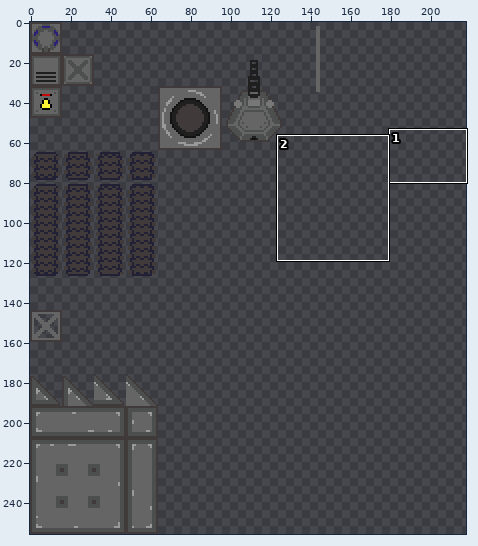
Sprite sheet -- assets/blocks_ger.png. The first picture is a wide view before the edit; the outline marks the close-up.
Close-up. The starting point:
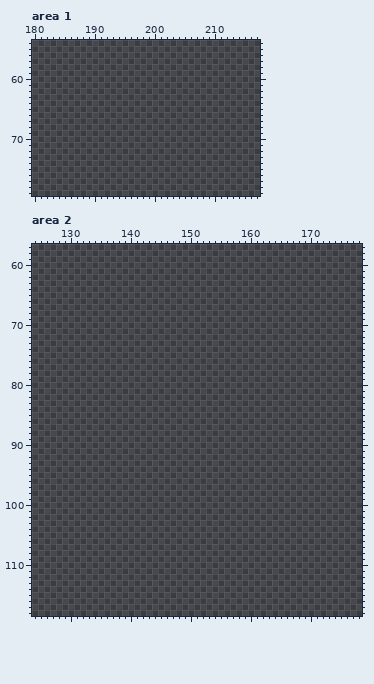
The file is 256x256 pixels. Colours within 5 levels of each other are drawn and written as one. Shown: area 1: x 180..217, y 54..79; area 2: x 124..178, y 57..118. The wide view leaves out empty margins.
And afterwards:
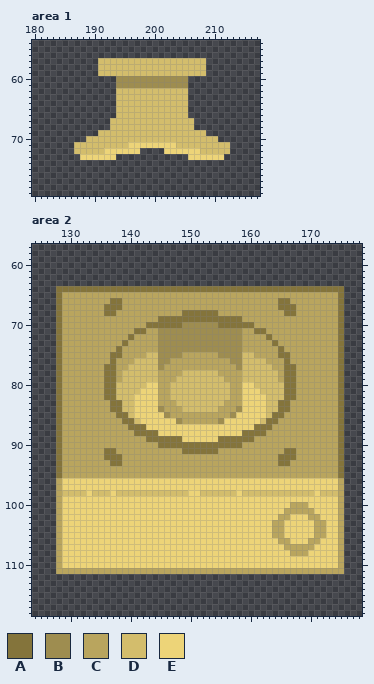
Palette (. is transparent): A #84743b  B #9e8d50  C #b9a55e  D #d3bd6c  E #edd478
What changed:
Changed rows in their new state; - is an unchanged pixel.
Area 1:
first column x 187:
57 ----DDDDDDDDDDDDDDDDDD----
58 ----DDDDDDDDDDDDDDDDDD----
59 ----DDDDDDDDDDDDDDDDDD----
60 -------BBBBBBBBBBBB-------
61 -------BBBBBBBBBBBB-------
62 -------DDDDDDDDDDDD-------
63 -------DDDDDDDDDDDD-------
64 -------DDDDDDDDDDDD-------
65 -------DDDDDDDDDDDD-------
66 -------DDDDDDDDDDDD-------
67 ------DDDDDDDDDDDDDD------
68 ------DDDDDDDDDDDDDD------
69 ----DDDDDDDDDDDDDDDDDD----
70 --DDDDDDDDDDDDDDDDDDDDDD--
71 DDDDDDDDDEEEEEEEEDDDDDDDDD
72 DDDDDEEEEEE----EEEEEEDDDDD
73 -EEEEEE------------EEEEEE-
Area 2:
first column x 128:
 64 AAAAAAAAAAAAAAAAAAAAAAAAAAAAAAAAAAAAAAAAAAAAAAAA
 65 ACCCCCCCCCCCCCCCCCCCCCCCCCCCCCCCCCCCCCCCCCCCCCCA
 66 ACCCCCCCCAACCCCCCCCCCCCCCCCCCCCCCCCCCAACCCCCCCCA
 67 ACCCCCCCAAACCCCCCCCCCCCCCCCCCCCCCCCCCAAACCCCCCCA
 68 ACCCCCCCAACCCCCCCCCCCAAAAAACCCCCCCCCCCAACCCCCCCA
 69 ACCCCCCCCCCCCCCCCAAAAAAAAAAAAAACCCCCCCCCCCCCCCCA
 70 ACCCCCCCCCCCCCCAAAAAABBBBBBAAAAAACCCCCCCCCCCCCCA
 71 ACCCCCCCCCCCCAACCBBBBBBBBBBBBBBCCAACCCCCCCCCCCCA
 72 ACCCCCCCCCCCACCCCBBBBBBBBBBBBBBCCCCACCCCCCCCCCCA
 73 ACCCCCCCCCCACCCCCBBBBBBBBBBBBBBCCCCCACCCCCCCCCCA
 74 ACCCCCCCCCACCCCCCBBBBBBBBBBBBBBCCCCCCACCCCCCCCCA
 75 ACCCCCCCCAACCCCDDBBBBCCCCCCBBBBDDCCCCAACCCCCCCCA
 76 ACCCCCCCCACCCDDDDBBCCCCCCCCCCBBDDDDCCCACCCCCCCCA
 77 ACCCCCCCAACCDDDDDBCCCCCCCCCCCCBDDDDDCCAACCCCCCCA
 78 ACCCCCCCAACDDDDDDCCCCDDDDDDCCCCDDDDDDCAACCCCCCCA
 79 ACCCCCCCAACDDDDDDCCCDDDDDDDDCCCDDDDDDCAACCCCCCCA
 80 ACCCCCCCAADDDDDEECCDDDDDDDDDDCCEEDDDDDAACCCCCCCA
 81 ACCCCCCCAADDDDEEECCDDDDDDDDDDCCEEEDDDDAACCCCCCCA
 82 ACCCCCCCAADDDEEEECCDDDDDDDDDDCCEEEEDDDAACCCCCCCA
 83 ACCCCCCCCAADDEEEECCCDDDDDDDDCCCEEEEDDAACCCCCCCCA
 84 ACCCCCCCCAADDEEEEBCCCDDDDDDCCCBEEEEDDAACCCCCCCCA
 85 ACCCCCCCCCAADEEEEEBCCCCCCCCCCBEEEEEDAACCCCCCCCCA
 86 ACCCCCCCCCCAADEEEEEEBCCCCCCBEEEEEEDAACCCCCCCCCCA
 87 ACCCCCCCCCCCAAAEEEEEEEEEEEEEEEEEEAAACCCCCCCCCCCA
 88 ACCCCCCCCCCCCAAAAEEEEEEEEEEEEEEAAAACCCCCCCCCCCCA
 89 ACCCCCCCCCCCCCCAAAAAAEEEEEEAAAAAACCCCCCCCCCCCCCA
 90 ACCCCCCCCCCCCCCCCAAAAAAAAAAAAAACCCCCCCCCCCCCCCCA
 91 ACCCCCCCAACCCCCCCCCCCAAAAAACCCCCCCCCCCAACCCCCCCA
 92 ACCCCCCCAAACCCCCCCCCCCCCCCCCCCCCCCCCCAAACCCCCCCA
 93 ACCCCCCCCAACCCCCCCCCCCCCCCCCCCCCCCCCCAACCCCCCCCA
 94 ACCCCCCCCCCCCCCCCCCCCCCCCCCCCCCCCCCCCCCCCCCCCCCA
 95 ACCCCCCCCCCCCCCCCCCCCCCCCCCCCCCCCCCCCCCCCCCCCCCA
 96 CEEEEEEEEEEEEEEEEEEEEEEEEEEEEEEEEEEEEEEEEEEEEEEC
 97 CEEEEEEEEEEEEEEEEEEEEEEEEEEEEEEEEEEEEEEEEEEEEEEC
 98 CDDDDEDDDEDDDDDDDDDDDDEEDDDDDDEDDDDDDDDDDDDEDDDC
 99 CEEEEEEEEEEEEEEEEEEEEEEEEEEEEEEEEEEEEEEEEEEEEEEC
100 CEEEEEEEEEEEEEEEEEEEEEEEEEEEEEEEEEEEEEECCCEEEEEC
101 CEEEEEEEEEEEEEEEEEEEEEEEEEEEEEEEEEEEEECCCCCEEEEC
102 CEEEEEEEEEEEEEEEEEEEEEEEEEEEEEEEEEEEECCEEECCEEEC
103 CEEEEEEEEEEEEEEEEEEEEEEEEEEEEEEEEEEECCEEEEECCEEC
104 CEEEEEEEEEEEEEEEEEEEEEEEEEEEEEEEEEEECCEEEEECCEEC
105 CEEEEEEEEEEEEEEEEEEEEEEEEEEEEEEEEEEECCEEEEECCEEC
106 CEEEEEEEEEEEEEEEEEEEEEEEEEEEEEEEEEEEECCEEECCEEEC
107 CEEEEEEEEEEEEEEEEEEEEEEEEEEEEEEEEEEEEECCCCCEEEEC
108 CEEEEEEEEEEEEEEEEEEEEEEEEEEEEEEEEEEEEEECCCEEEEEC
109 CEEEEEEEEEEEEEEEEEEEEEEEEEEEEEEEEEEEEEEEEEEEEEEC
110 CEEEEEEEEEEEEEEEEEEEEEEEEEEEEEEEEEEEEEEEEEEEEEEC
111 CCCCCCCCCCCCCCCCCCCCCCCCCCCCCCCCCCCCCCCCCCCCCCCC
Where, in picture pixels (left, top, right, bottom), the same in both close-ups:
added: (74, 58, 230, 160)
added: (56, 286, 344, 574)
